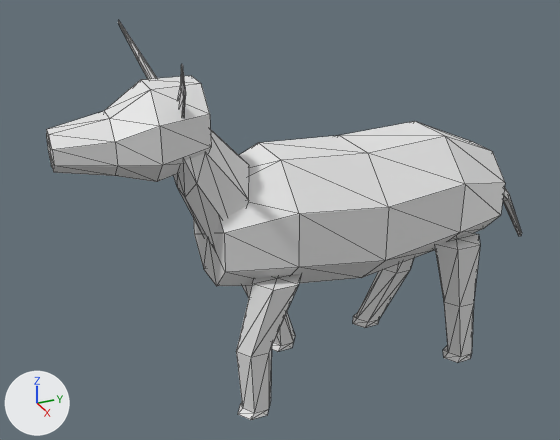
One commit to the OBJ model data/animals/vaca/walk/5.obj: the scene before it, then after it.
Camera for both pictures: a 50 mm lens placed at (2.3, -1.32, 1.82), pointed at (-0.06, -0.26, 0.64). Every picture has the same lights, and +X, +Y and +Z are marked at lower left. The older version comes first. Mesh edges are drawn as thin lines. Where no turn or scale is listed for an object, it has been applied to the vertices.

In view in the first picture: 'vaca_walk_5'.
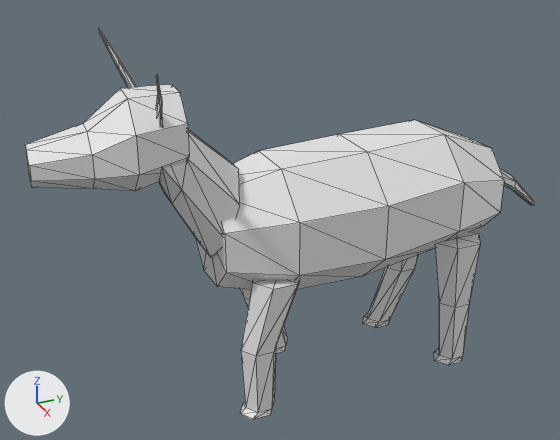
What differs and where, as boxes [x1, y1, x2, y2] in the pictures (560 x 440 px; the box of a moved part takes in the faces that stretch with it):
'vaca_walk_5', reshaped (7% wider)
    before: [46, 20, 522, 420]
    after: [25, 29, 534, 419]
part 1 of me_vaca_walk_5, moved or reshaped
    before: [242, 285, 295, 351]
    after: [240, 289, 287, 353]
part 2 of me_vaca_walk_5, moved or reshaped
    before: [236, 275, 301, 420]
    after: [240, 279, 300, 419]
part 3 of me_vaca_walk_5, moved or reshaped
    before: [435, 232, 480, 363]
    after: [434, 231, 480, 365]
part 4 of me_vaca_walk_5, moved or reshaped
    before: [46, 76, 211, 182]
    after: [25, 84, 189, 191]
part 5 of me_vaca_walk_5, moved or reshaped
    before: [118, 20, 157, 79]
    after: [99, 29, 137, 87]
part 6 of me_vaca_walk_5, moved or reshaped
    before: [178, 64, 186, 119]
    after: [156, 75, 163, 128]
part 7 of me_vaca_walk_5, moved or reshaped
    before: [173, 130, 389, 286]
    after: [159, 130, 389, 290]
part 8 of me_vaca_walk_5, moved or reshaped
    before: [415, 121, 505, 241]
    after: [418, 121, 504, 240]
part 9 of me_vaca_walk_5, moved or reshaped
    before: [503, 187, 522, 236]
    after: [499, 167, 534, 206]
part 10 of me_vaca_walk_5, moved or reshaped
    before: [357, 258, 414, 322]
    after: [368, 255, 418, 322]
part 11 of me_vaca_walk_5, moved or reshaped
    before: [353, 313, 379, 328]
    after: [363, 313, 390, 328]

What the commit changed:
me_vaca_walk_5 is used by ob_vaca_walk_5; location (0.0, 0.0, 0.0).
me_vaca_walk_5 had 266 vertices, 492 faces and spanned x -0.36..0.35, y -1.04..0.88, z 0.0..1.34.
me_vaca_walk_5 now has 266 vertices, 492 faces and spans x -0.36..0.35, y -1.11..0.91, z 0.0..1.32.
me_vaca_walk_5 part 1: the loose piece of 26 vertices spanning x -0.24..-0.1, y -0.46..-0.14, z 0.02..0.53 is turned -3.9 degrees about the x axis through its middle, then moved by (0.0, -0.02, 0.0).
me_vaca_walk_5 part 2: the loose piece of 26 vertices spanning x 0.1..0.24, y -0.53..-0.28, z 0.01..0.53 is moved by (0.0, 0.01, 0.0).
me_vaca_walk_5 part 3: the loose piece of 26 vertices spanning x 0.09..0.24, y 0.27..0.5, z 0.0..0.53 is turned -4.5 degrees about the x axis through its middle, then moved by (0.0, -0.02, 0.0).
me_vaca_walk_5 part 4: the loose piece of 34 vertices spanning x -0.16..0.15, y -1.04..-0.57, z 0.91..1.21 is multiplied about its middle by the matrix ((1.0, 0.028, -0.003), (-0.028, 0.999, -0.042), (0.001, 0.042, 0.999)), then moved by (-0.01, -0.07, -0.03).
me_vaca_walk_5 part 5: the loose piece of 20 vertices spanning x -0.36..-0.09, y -0.72..-0.66, z 1.12..1.34 is moved by (0.0, -0.07, -0.02).
me_vaca_walk_5 part 6: the loose piece of 20 vertices spanning x 0.08..0.35, y -0.72..-0.66, z 1.12..1.34 is moved by (0.0, -0.07, -0.02).
me_vaca_walk_5 part 7: 34 of 266 vertices moved; they spanned x -0.24..0.24, y -0.67..-0.32, z 0.46..1.19 and now span x -0.24..0.24, y -0.75..-0.32, z 0.43..1.17; mean shift (0.0, -0.04, -0.02); largest move (0.05, -0.67, 1.19) -> (0.05, -0.75, 1.17).
me_vaca_walk_5 part 8: all 9 vertices in x -0.15..0.15, y 0.58, z 0.49..0.82 are moved by (0.0, 0.0, 0.01).
me_vaca_walk_5 part 9: all 6 vertices in x -0.05..0.0, y 0.75, z 0.55..0.61 are moved by (0.0, 0.02, 0.05).
me_vaca_walk_5 part 10: all 6 vertices in x -0.22..-0.11, y 0.27..0.4, z 0.27 are moved by (0.0, 0.02, 0.0).
me_vaca_walk_5 part 11: all 13 vertices in x -0.22..-0.12, y 0.13..0.26, z 0.03..0.05 are moved by (0.0, 0.05, -0.01).
Other edits to the shape of me_vaca_walk_5 do not show in these pictures.
